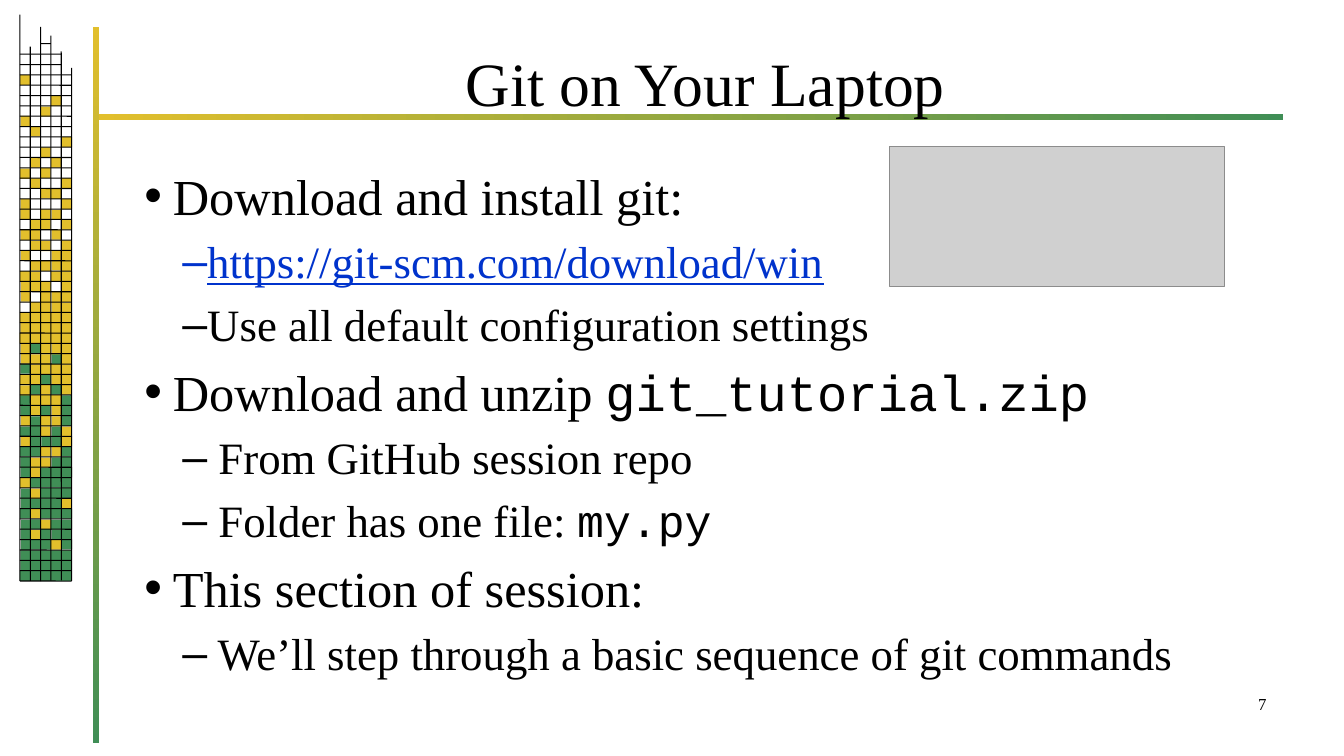
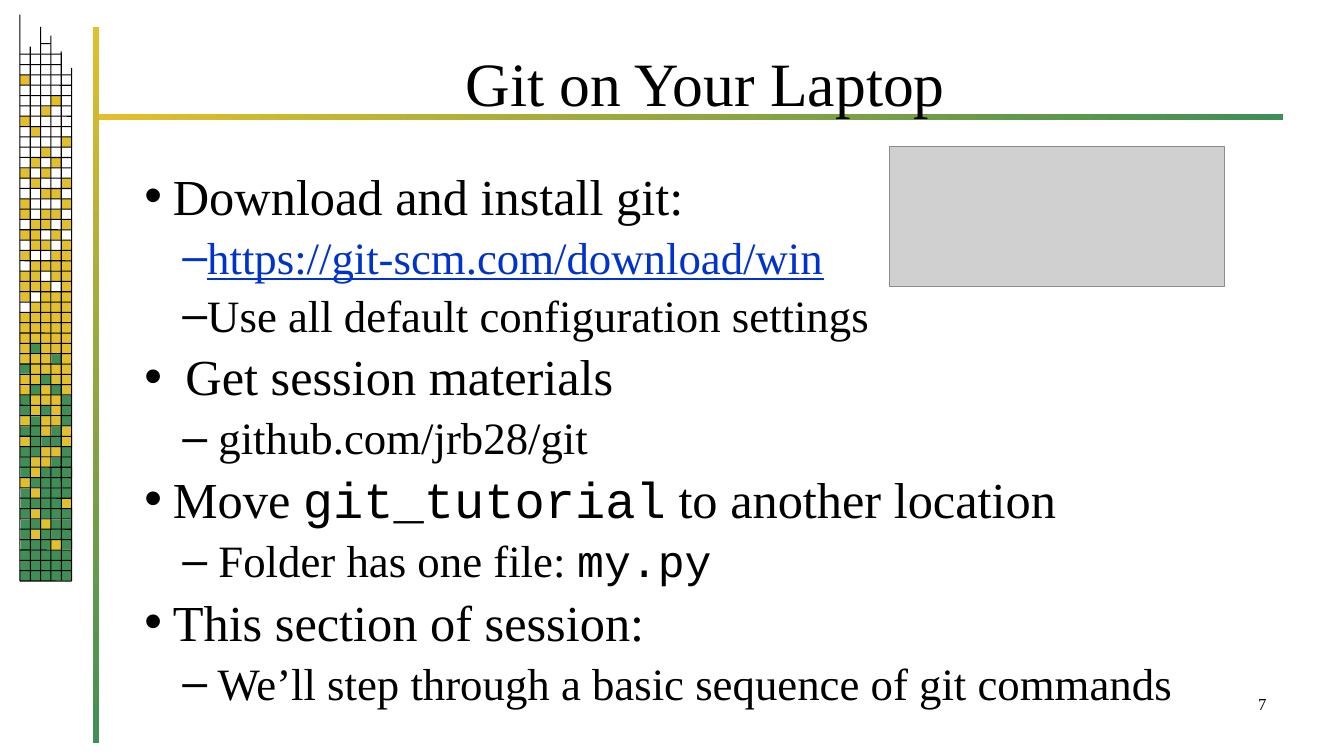
Before and after one commit to jrb28/git, a slide deck: slide 7 of 26bGit.pptx. Drawn at 1344x756 pixels with LibreOffice and Linux fonts; fonts in the diff are those of the drawing; grey boxes stand for pictures; background and template pictures are left out. Boxes give left, top, right and bottom in pixels: in the first picture for what was removed or moved away, otherwise in the second. Text is boxed around its words. In the diff, an @@ line names an element or a change of style, - is before the commit and + after.

```diff
--- a/26bGit.pptx
+++ b/26bGit.pptx
@@ text at [173,180,1172,709]: less space between paragraphs @@
@@ text at [173,360,1056,529]: text changed @@
-• Download and unzip git_tutorial.zip
-  – From GitHub session repo
+• Get session materials
+  – github.com/jrb28/git
+• Move git_tutorial to another location
```
